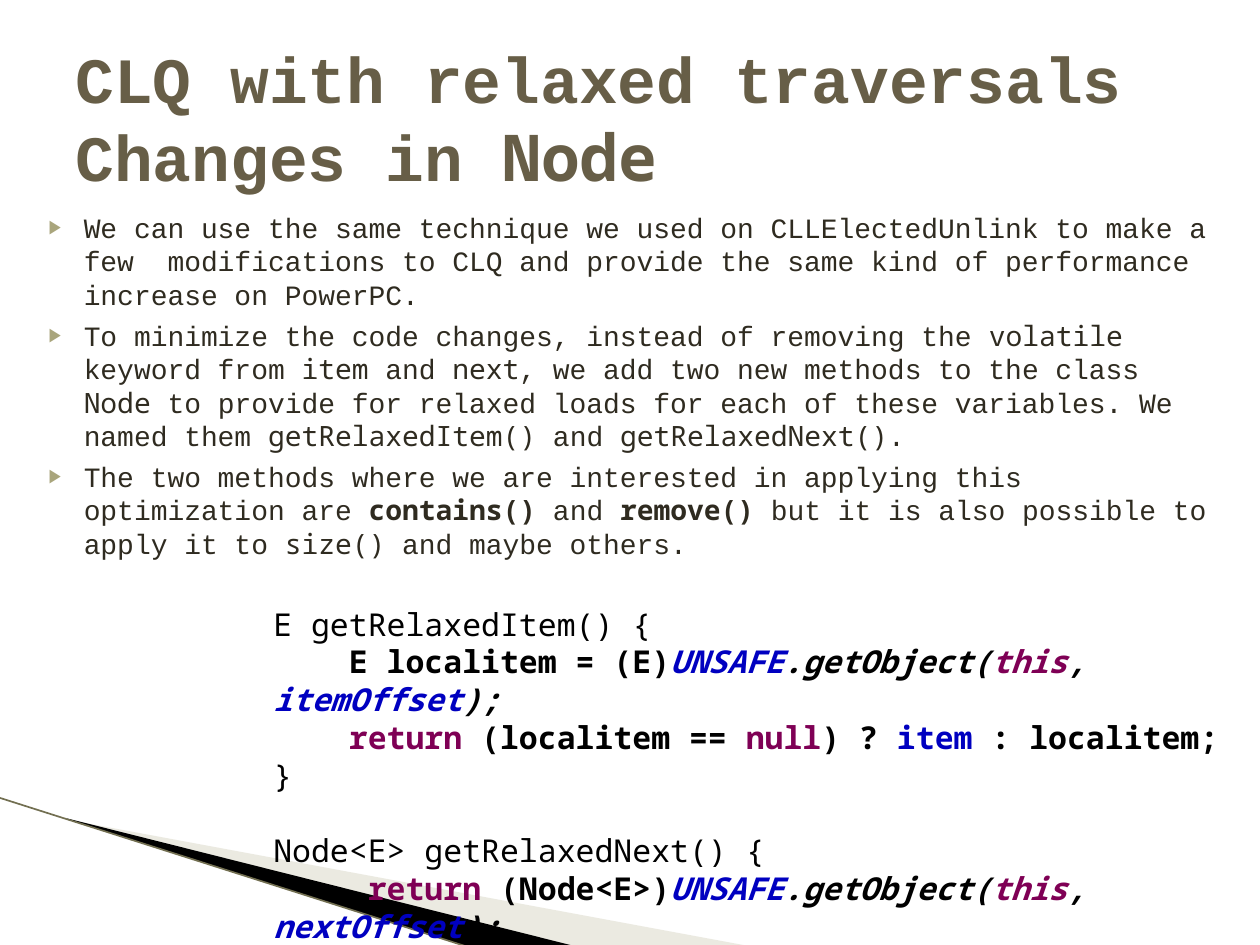
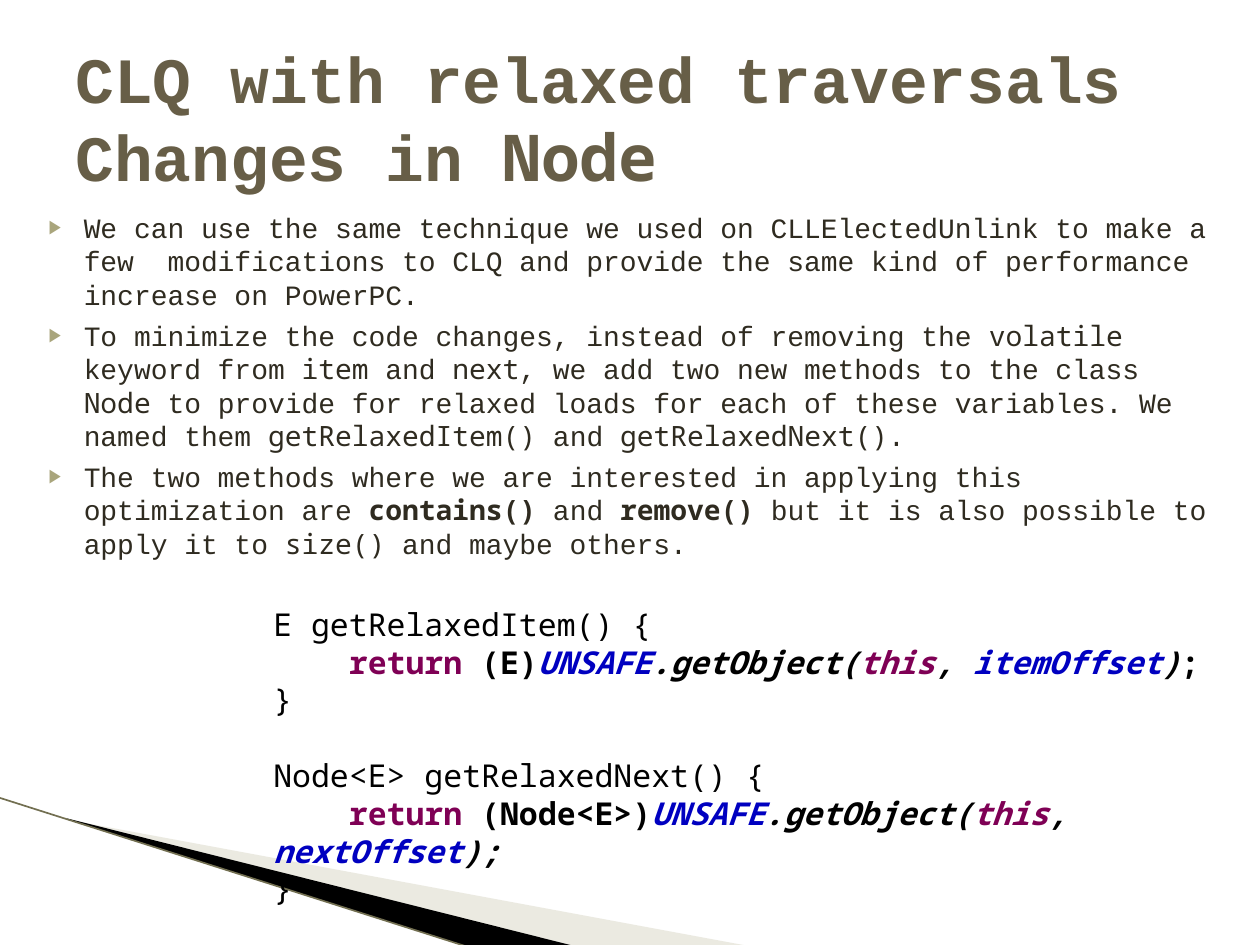
Before and after one commit to pramalhe/ConcurrencyFreaks, a slide deck: slide 9 of Presentations/ConcurrentLinkedQueueRelaxed.pptx. Drawn at 1260x945 pixels with LibreOffice and Linux fonts; fonts in the diff are those of the drawing; background and template pictures are left out. Boxes give left, top, right and bottom in pixels: in the first picture for what was removed or moved away, otherwise in the second. Text is boxed around its words. In the diff, an @@ line names an element or a change of style, - is before the commit and + after.

```diff
--- a/Presentations/ConcurrentLinkedQueueRelaxed.pptx
+++ b/Presentations/ConcurrentLinkedQueueRelaxed.pptx
@@ text at (349, 649, 1181, 682): text changed; italic on @@
-E localitem = (E)UNSAFE.getObject(this, itemOffset);
-return (localitem == null) ? item : localitem;
+return (E)UNSAFE.getObject(this, itemOffset);
```
Also in this commit, not shown: 4 other slides changed, 1 slide removed, 1 other file.
